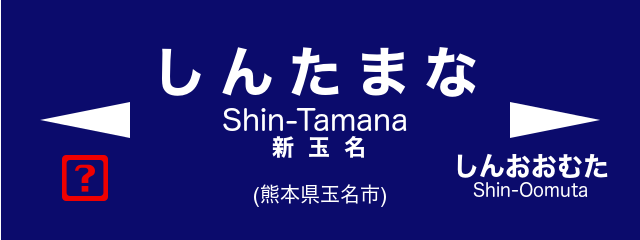
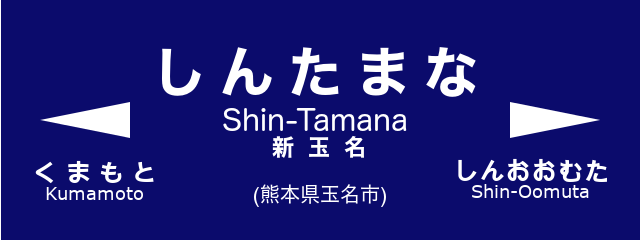
Before/after of a (640, 240) layered artwork. What changed in the layer stack:
hid "❓" over [62, 155, 108, 201]
added layer "く ま も と ..." above "しんおおむた ..." over [35, 160, 154, 200]
painted on "しんおおむた ..." over [457, 153, 608, 198]
